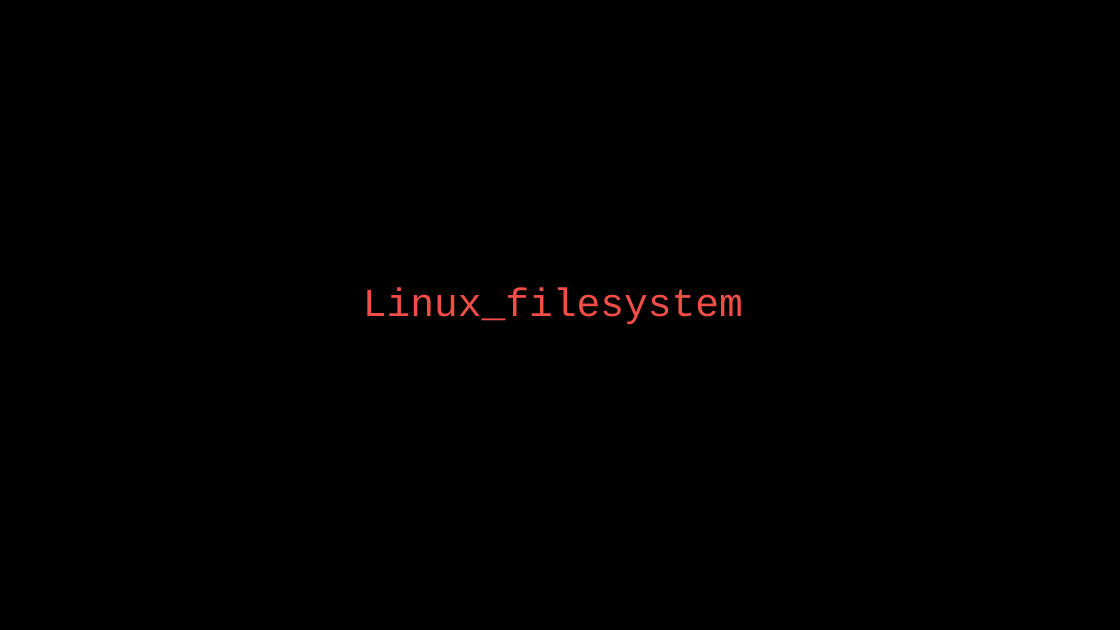
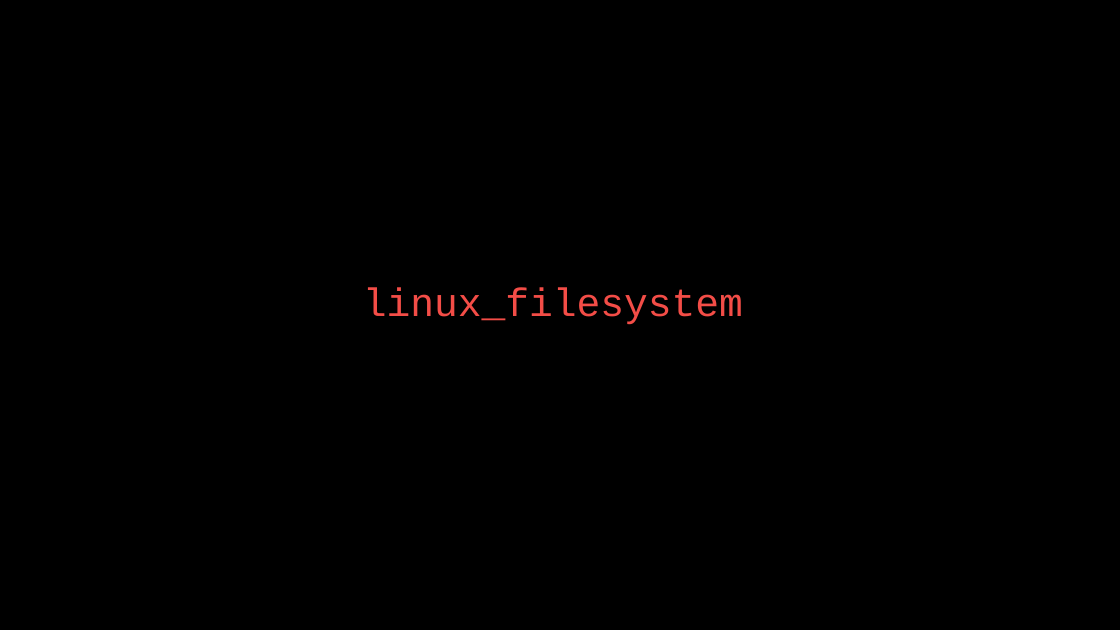
Before and after one commit to linuxfestival/introduction-to-linux-resources, a slide deck: slide 32 of PowerPoint/amirkabir_linux_festival.pptx. Drawn at 1120x630 pixels with LibreOffice and Linux fonts; fonts in the diff are those of the drawing. Boxes give left, top, right and bottom in pixels: in the first picture for what was removed or moved away, otherwise in the second. Text is boxed around its words. In the diff, an @@ line names an element or a change of style, - is before the commit and + after.

```diff
--- a/PowerPoint/amirkabir_linux_festival.pptx
+++ b/PowerPoint/amirkabir_linux_festival.pptx
@@ title at (363,287,743,325): text changed @@
-Linux_filesystem
+linux_filesystem
```
Also in this commit, not shown: 2 other slides changed, 1 other file.
